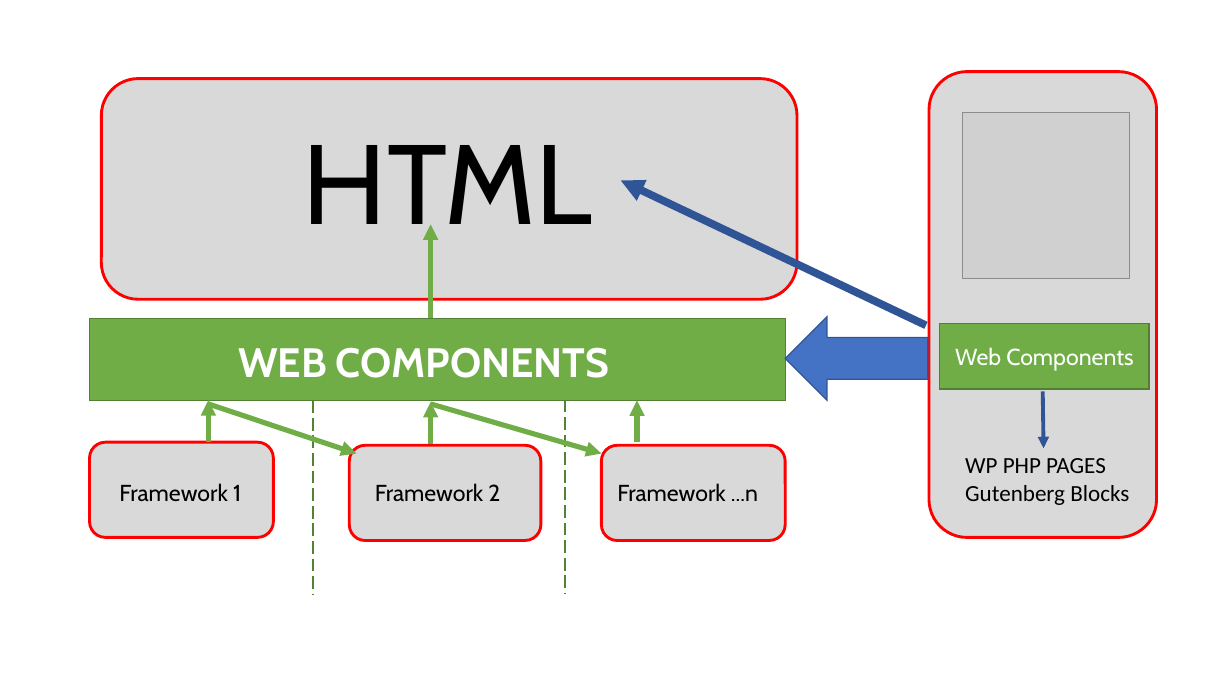
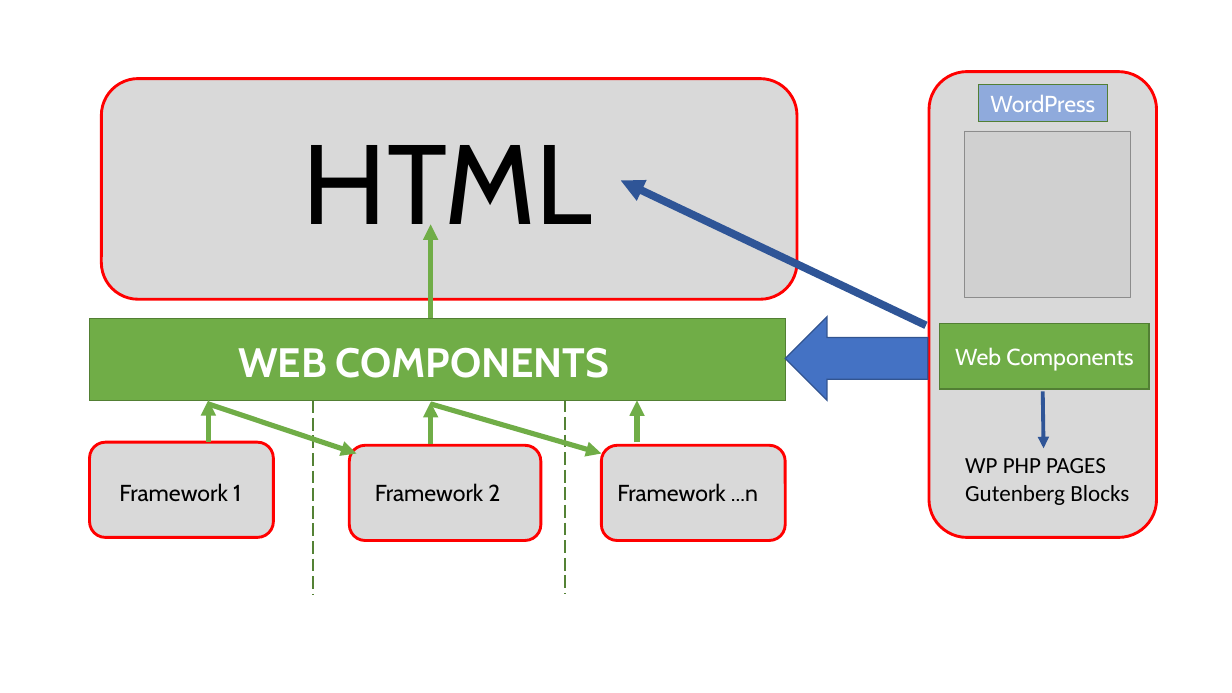
Before and after one commit to iwswordpress/rest, a slide deck: slide 17 of rest-api-workshop.pptx (slide 16 before the commit). Drawn at 1232x693 pixels with LibreOffice and Linux fonts; fonts in the diff are those of the drawing; grey boxes stand for pictures. Boxes give left, top, right and bottom in pixels: in the first picture for what was removed or moved away, otherwise in the second. Text is boxed around its words. In the diff, an @@ line names an element or a change of style, - is before the commit and + after.

Commit message:
update for WOrdCamp Kent

```diff
--- a/rest-api-workshop.pptx
+++ b/rest-api-workshop.pptx
@@ rectangle added at (979,84,1108,121), fill #8FAADC, outline #538035 1 pt, 18 pt, text #FFFFFF @@
+WordPress
@@ picture: place and size @@
-picture at (963,113,1129,279)
+picture at (964,131,1130,298)
```
Also in this commit, not shown: 3 other slides changed, 1 slide added, 4 other files.
